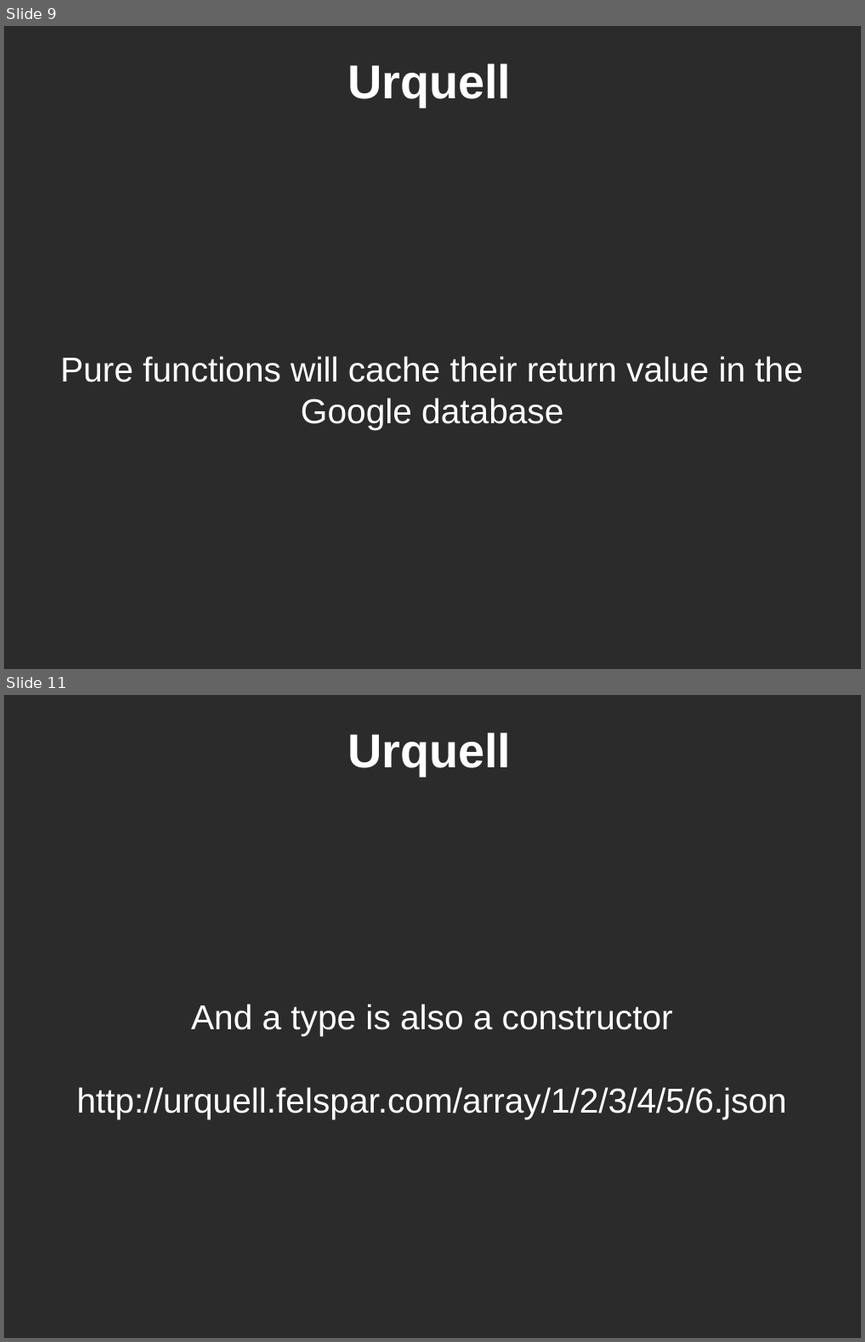
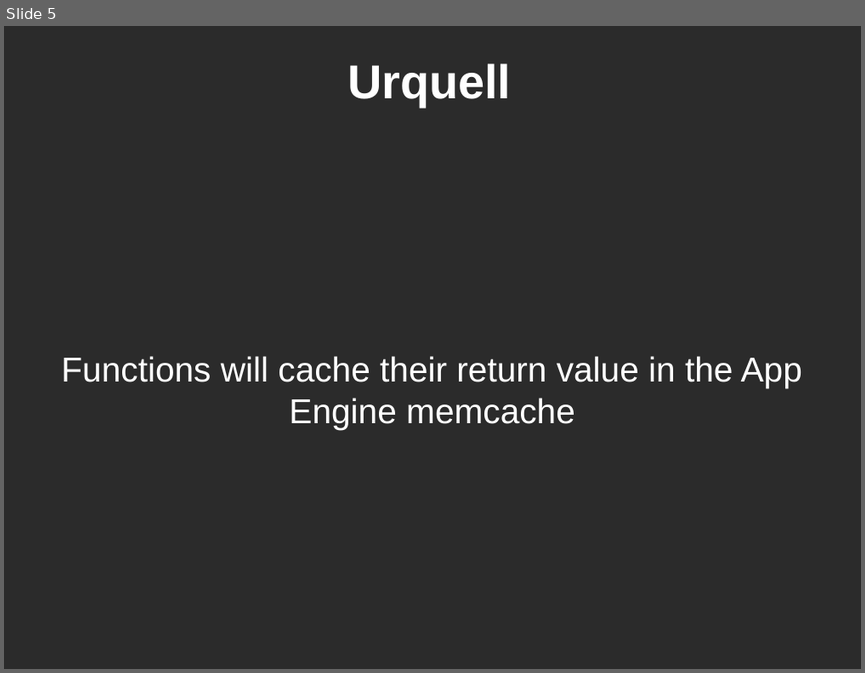
Before and after one commit to KayEss/urquell, a slide deck: Documentation/Introduction to Urquell.odp. Shown one above the other, each under a label of ours: slides 9 and 11 before the commit, slide 5 after it; the slides between them are not shown. The pictures are 865x1342 and 865x673 pixels, drawn with LibreOffice and Linux fonts; fonts in the diff are those of the drawing; background and template pictures are left out; a plain dark background stands for a picture behind light text. Boxes give left, top, right and bottom in pixels: in the first picture for what was removed or moved away, otherwise in the second. Text is boxed around its words. In the diff, an @@ line names an element or a change of style, - is before the commit and + after.

Commit message:
Updated the slides to reflect what Urquell can actually do right now.

```diff
--- a/Documentation/Introduction to Urquell.odp
+++ b/Documentation/Introduction to Urquell.odp
@@ slide 11 removed at <box>4,695,861,1338</box>, background picture (left out) @@
@@ title removed at <box>347,732,511,776</box> @@
-Urquell
@@ subtitle removed at <box>77,1004,787,1119</box> @@
-And a type is also a constructor
-http://urquell.felspar.com/array/1/2/3/4/5/6.json
@@ what was slide 9 is now slide 5 @@
@@ slide 5 changed as well @@
@@ subtitle at <box>61,356,802,429</box>: text changed @@
-Pure functions will cache their return value in the Google database
+Functions will cache their return value in the App Engine memcache
```
Also in this commit, not shown: 4 other slides changed, 5 other slides removed.
